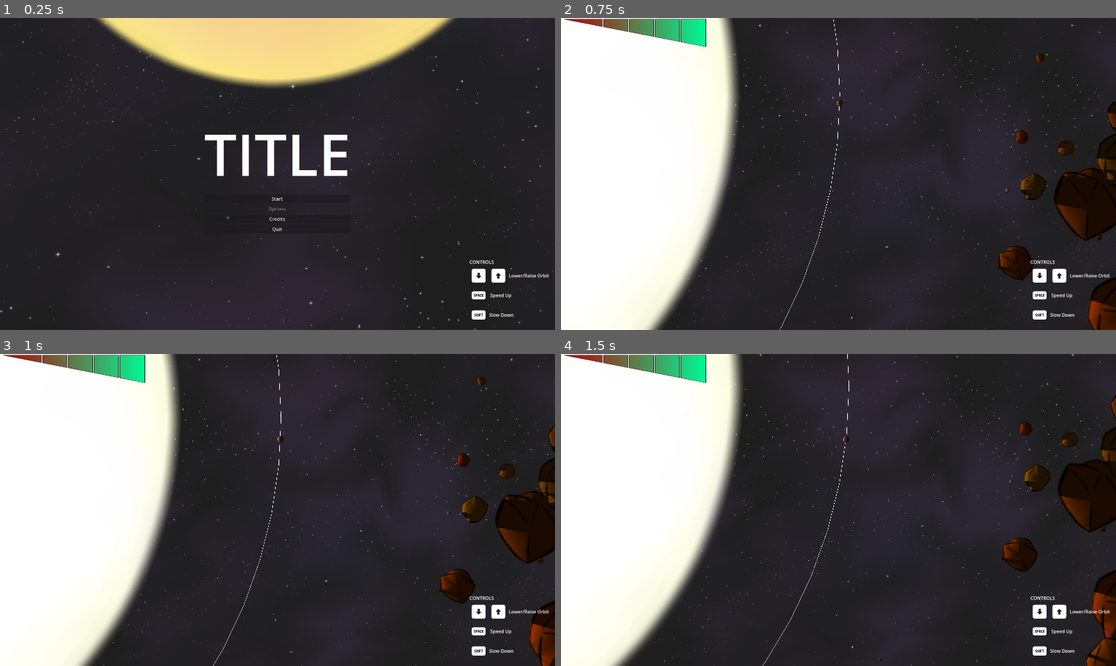
Above: before the commit, frames 1-4 (two rows, left to right).
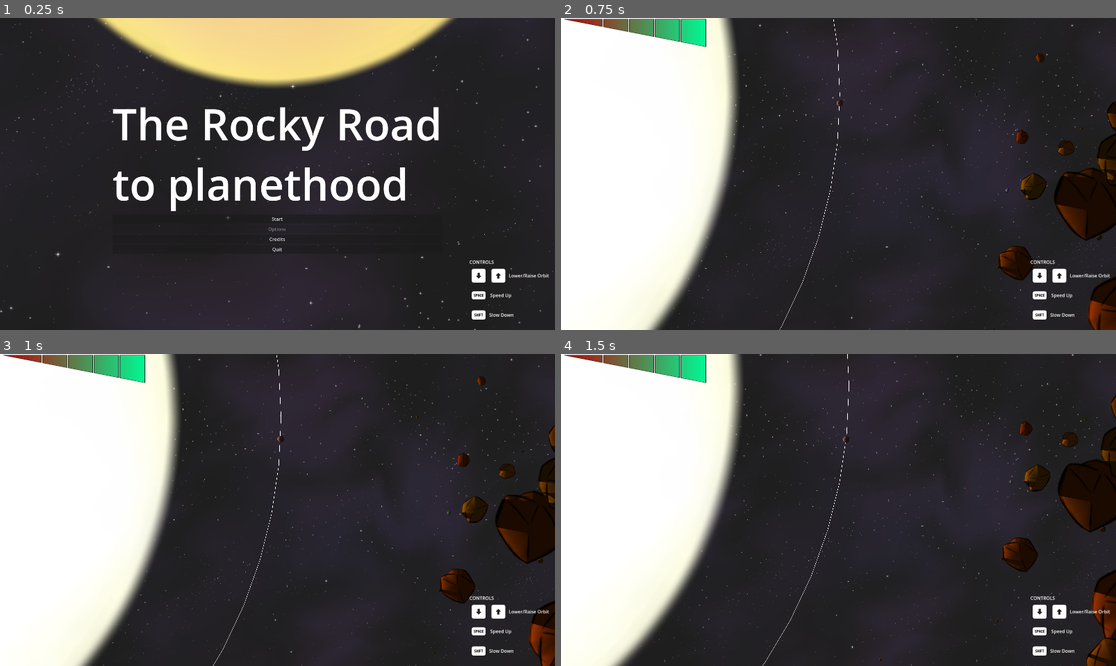
Above: after the commit, the same moments.

Repository: Aroweeri/gmtk2025
Game: Godot game, scene res://scenes/MainMenu.tscn
The game is run twice, just before and just after one commit, with the same random seed, the same clock (stepped at 60 frames per second) and the same inputs.
Inputs:
- Up to frame 1 (0.25 s): no input
- Up to frame 2 (0.75 s): click "Start" at 0.5 s
- Up to frame 3 (1 s): no input
- Up to frame 4 (1.5 s): hold Up (ui_up) from 1.28 s (still down); hold Space (boost) from 1.28 s (still down)

The runs differ from the first frame. In frame 1, 5.4% of the frame differs, in the area x 20-80%, y 28-76%; in frame 2, nothing differs; in frame 3, nothing differs; in frame 4, nothing differs.

Commit message:
Preliminary title, delay switch to win screen until player presses ESC

Diff:
--- a/scenes/Main.tscn
+++ b/scenes/Main.tscn
@@ -176,6 +176,30 @@
 offset_right = 0.0
 grow_horizontal = 0
 
+[node name="WinMessage" type="MarginContainer" parent="CanvasLayer"]
+visible = false
+anchors_preset = 7
+anchor_left = 0.5
+anchor_top = 1.0
+anchor_right = 0.5
+anchor_bottom = 1.0
+offset_left = -392.0
+offset_top = -109.0
+offset_right = 392.0
+grow_horizontal = 2
+grow_vertical = 0
+size_flags_horizontal = 4
+size_flags_vertical = 8
+theme_override_constants/margin_left = 20
+theme_override_constants/margin_top = 20
+theme_override_constants/margin_right = 20
+theme_override_constants/margin_bottom = 20
+
+[node name="Label" type="Label" parent="CanvasLayer/WinMessage"]
+layout_mode = 2
+theme_override_font_sizes/font_size = 50
+text = "You Win! Press ESC to continue"
+
 [node name="PointLight2D" type="PointLight2D" parent="."]
 scale = Vector2(2.74547, 2.74547)
 energy = 2.0
--- a/scenes/MainMenu.tscn
+++ b/scenes/MainMenu.tscn
@@ -32,8 +32,9 @@
 
 [node name="Label" type="Label" parent="CenterContainer/VBoxContainer"]
 layout_mode = 2
-theme_override_font_sizes/font_size = 200
-text = "TITLE"
+theme_override_font_sizes/font_size = 150
+text = "The Rocky Road
+to planethood"
 
 [node name="StartButton" type="Button" parent="CenterContainer/VBoxContainer"]
 layout_mode = 2
--- a/scenes/main.gd
+++ b/scenes/main.gd
@@ -5,6 +5,7 @@
 var SFXPlayer;
 var TotaltoWin
 var playerIsSnowballing = false;
+var playerHasWon = false;
 
 func size_to_mass(s):
 	return PI*s*s
@@ -119,8 +120,8 @@
 	$DamageSFX.play();
 
 func _input(event: InputEvent) -> void:
-	if(event.is_action_pressed("ui_cancel")): #ESC for now
-		get_tree().quit();
+	if(playerHasWon and Input.is_action_pressed("ui_cancel")): #ESC for now
+		get_tree().change_scene_to_file("res://scenes/Win.tscn")
 
 
 #draw the circle showing the player's trajectory
@@ -139,7 +140,8 @@
 		$CollectSFX.play();
 	var PlayerMass = size_to_mass($PlayerRotator/Player.size)
 	if(PlayerMass >= TotaltoWin*0.95/3):
-		get_tree().change_scene_to_file("res://scenes/Win.tscn")
+		playerHasWon=true;
+		$CanvasLayer/WinMessage.show()
 	#print("%.0f out of %.0f" % [PlayerMass, TotaltoWin*0.95/3])
 
 func _on_player_is_snowballing() -> void:
Not shown: 1 places in scenes/Main.tscn that only renumber resources
Not shown: 1 places in scenes/MainMenu.tscn that only renumber resources
